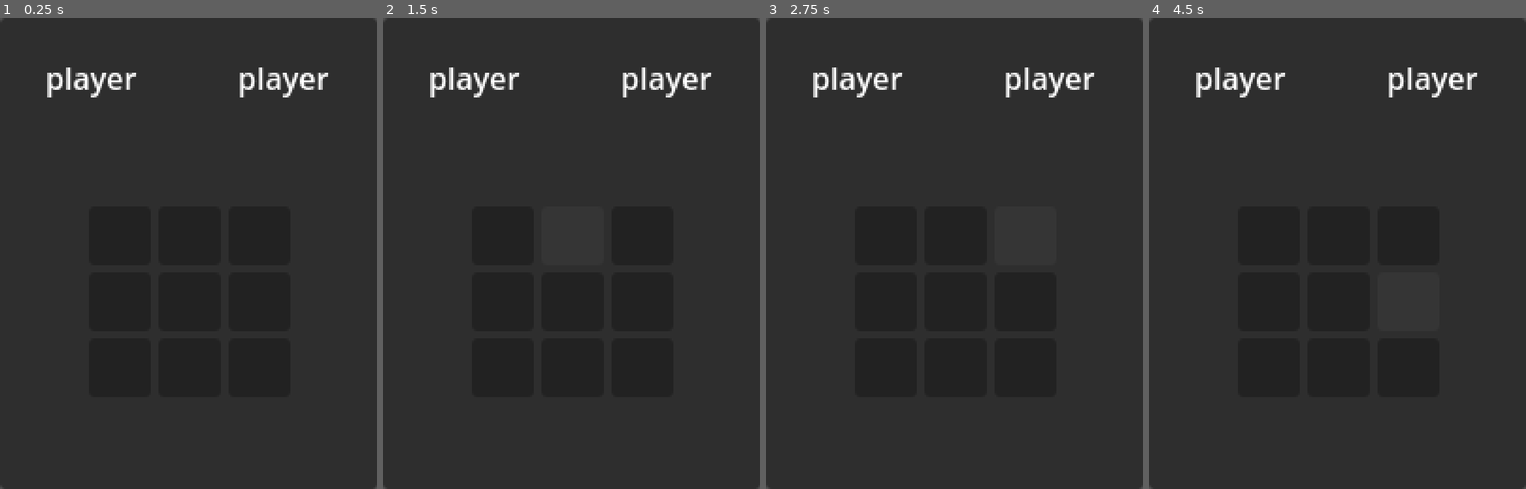
Above: before the commit, frames 1-4 (left to right).
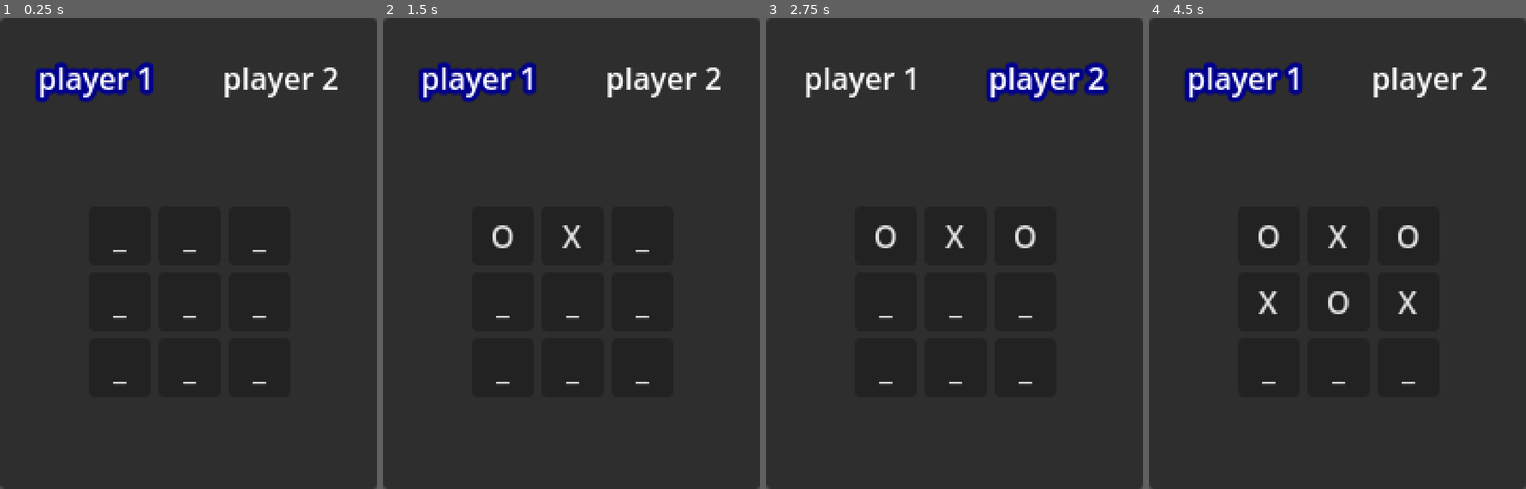
Above: after the commit, the same moments.

Repository: kirkatia98/TicTacToe
Game: Godot game, scene res://main.tscn
The game is run twice, just before and just after one commit, with the same random seed, the same clock (stepped at 60 frames per second) and the same inputs.
Inputs (mouse positions are in pixels of both pictures, inside the frame that each line leads up to):
- Up to frame 1 (0.25 s): no input
- Up to frame 2 (1.5 s): click (503, 234) at 0.5 s; click (571, 234) at 1.25 s
- Up to frame 3 (2.75 s): click (1022, 234) at 2 s
- Up to frame 4 (4.5 s): click (1269, 300) at 2.75 s; click (1337, 300) at 3.5 s; click (1405, 300) at 4.25 s

The runs differ from the first frame. In frame 1, 2.9% of the frame differs, in the area x 9-90%, y 9-78%; in frame 2, 3.2%; in frame 3, 3.4%; in frame 4, 3.7%.
Error before the commit: Parse Error: Could not find type "ScoreManager" in the current scope. (res://HUD.gd:8)

Commit message:
rudimentary win checking

Diff:
--- a/HUD.gd
+++ b/HUD.gd
@@ -5,9 +5,8 @@
 var PlayerName: Dictionary = GameState.PlayerName
 
 @onready var _grid : Grid = $GamePanel/Grid
-@onready var _p1 : ScoreManager = $GamePanel/Player1
-@onready var _p2 : ScoreManager = $GamePanel/Player2
-
+@onready var _p1 : Score = $GamePanel/Player1
+@onready var _p2 : Score = $GamePanel/Player2
 
 
 func _ready():
--- /dev/null
+++ b/game.gd
@@ -0,0 +1,89 @@
+extends Object
+class_name Game
+
+#import shortcut
+var Value: Dictionary = GameState.Value
+var ValueText: Dictionary = GameState.ValueText
+
+var NumRows: int = GameState.NumRows
+var NumCols: int = GameState.NumCols
+
+var M : Array
+
+func _init():
+	M = []
+	M.resize(NumRows)
+
+	for i in range(0, NumRows):
+		M[i] = []
+		M[i].resize(NumCols)
+
+		for j in range(0, NumCols):
+			M[i][j] = Value.CLEAR
+
+func matrix() -> Array:
+	return M
+
+func print_matrix():
+	var matrix_str: String = ""
+
+	for i in range(0, NumRows):
+		for j in range(0, NumCols):
+			var val : GameState.Value = M[i][j]
+			var text : String =         ValueText[val]
+			matrix_str += "| %s " % [text]
+		matrix_str += "|\n"
+
+	print(matrix_str)
+
+
+func check_win() -> bool:
+	var final_win : bool = false
+
+	# rows
+	for i in range(0, NumRows):
+		var win : bool = true
+		var val : GameState.Value = M[i][0]
+		if (val == Value.CLEAR):
+			break
+
+		for j in range(1, NumCols):
+			win = win and val == M[i][j]
+
+		if win:
+			final_win = final_win or win
+			print("Win in row %d" % [i])
+
+	# columns
+	for j in range(0, NumCols):
+		var win : bool = true
+		var val : GameState.Value = M[0][j]
+		if (val == Value.CLEAR):
+			break
+
+		for i in range(1, NumRows):
+			win = win and val == M[i][j]
+
+		if win:
+			final_win = final_win or win
+			print("Win in column %d" % [j])
+
+	# diagnals
+	var val1 : GameState.Value = M[0][0]
+	var val2 : GameState.Value = M[0][NumRows - 1]
+
+	var win1: bool = true
+	var win2: bool = true
+
+	for k in range(1, NumRows):
+		win1 = (val1 != Value.CLEAR) and win1 and val1 == M[k][k]
+		win2 = (val2 != Value.CLEAR) and win2 and val2 == M[k][NumRows - k - 1]
+
+	if win1:
+		print("Win in forward diagnal")
+	if win2:
+		print("Win in backward diagnal")
+
+	final_win = final_win or win1 or win2
+
+	return final_win
--- a/game_state.gd
+++ b/game_state.gd
@@ -31,3 +31,7 @@
 	Player.ONE: Value.O,
 	Player.TWO: Value.X
 }
+
+
+static var NumRows: int = 3
+static var NumCols: int = 3
--- a/grid.gd
+++ b/grid.gd
@@ -3,20 +3,19 @@
 
 #import shortcut
 var Value: Dictionary = GameState.Value
-var ValueText: Dictionary = GameState.Value
+var ValueText: Dictionary = GameState.ValueText
 
-static var num_rows: int = 3
-static var num_cols: int = 3
-
+var NumRows: int = GameState.NumRows
+var NumCols: int = GameState.NumCols
 
 # Called when the node enters the scene tree for the first time.
 func _ready():
 	var press_callback : Callable = SM.move_update
 
-	for y in range(0, num_rows):
-		for x in range(0, num_cols):
+	for y in range(0, NumRows):
+		for x in range(0, NumCols):
 
-			var box : Box = get_child(x + y * num_rows)
+			var box : Box = get_child(x + y * NumRows)
 
 			# Bind the button's pressed signal with this button's coords
 			box.pressed.connect(press_callback.bind(x, y))
@@ -30,19 +29,19 @@
 func clear_cell(x, y):
 	print("CLEAR < %d, %d >" % [x, y])
 
-	var box: Box = get_child(x + num_rows * y)
+	var box: Box = get_child(x + NumRows * y)
 	box.set_value(Value.CLEAR)
 
 
 func set_cell(x, y, val: GameState.Value):
 	print("SET < %d, %d >: %s" % [x, y, Value.find_key(val)])
 
-	var box: Box = get_child(x + num_rows*y)
+	var box: Box = get_child(x + NumRows*y)
 	box.set_value(val)
 
 
 func get_cell(x, y) -> GameState.Value:
-	var box: Box = get_child(x + num_rows * y)
+	var box: Box = get_child(x + NumRows * y)
 	var val: GameState.Value = box.get_value()
 
 	print("GET < %d, %d >: %s" % [x, y, Value.find_key(val)])
--- a/main.gd
+++ b/main.gd
@@ -1,13 +1,14 @@
 extends Node
 
+#import shortcut
 var Player: Dictionary = GameState.Player
 var PlayerName: Dictionary = GameState.PlayerName
-
 var PlayerToken: Dictionary = GameState.PlayerToken
 
 @onready var player : GameState.Player
 @onready var token : GameState.Value
 
+@onready var game : Game = Game.new()
 
 func _ready():
 	clear_board()
@@ -16,9 +17,17 @@
 	SM.MOVE_UPDATE.connect(process_move)
 
 func process_move(x, y):
+	# set UI grid
 	%HUD.grid().set_cell(x, y, token)
-	# TODO: set an internal grid, and check for a win state here
-	pass_turn()
+
+	# set an internal grid
+	game.matrix()[y][x] = token
+
+	# check for a win state
+	if(game.check_win()):
+		set_player(Player.NONE)
+	else:
+		pass_turn()
 
 
 func clear_board():
